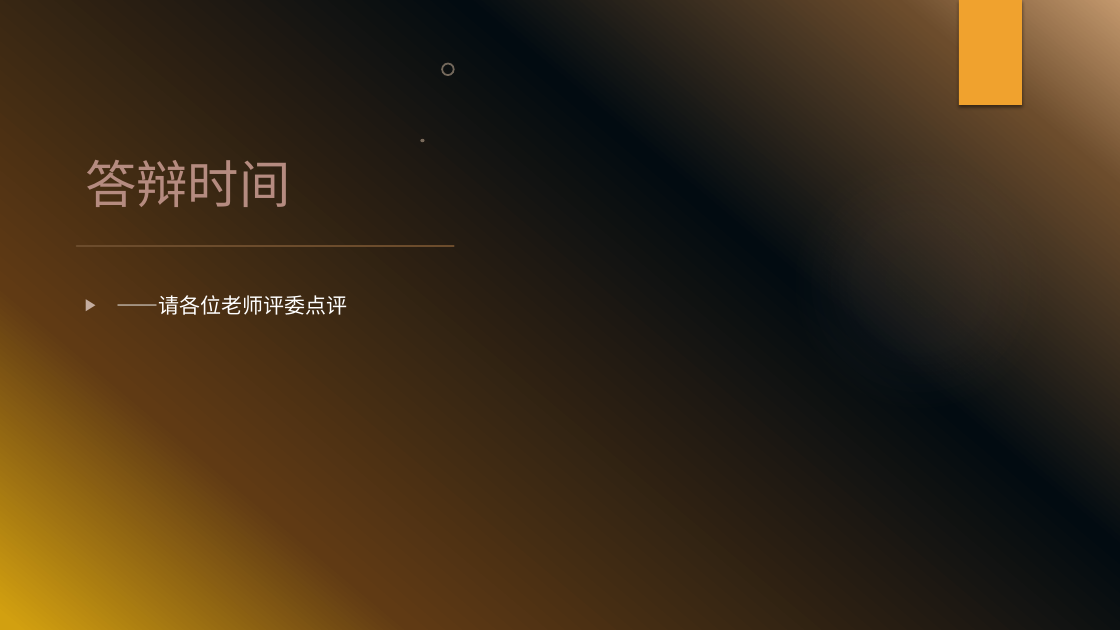
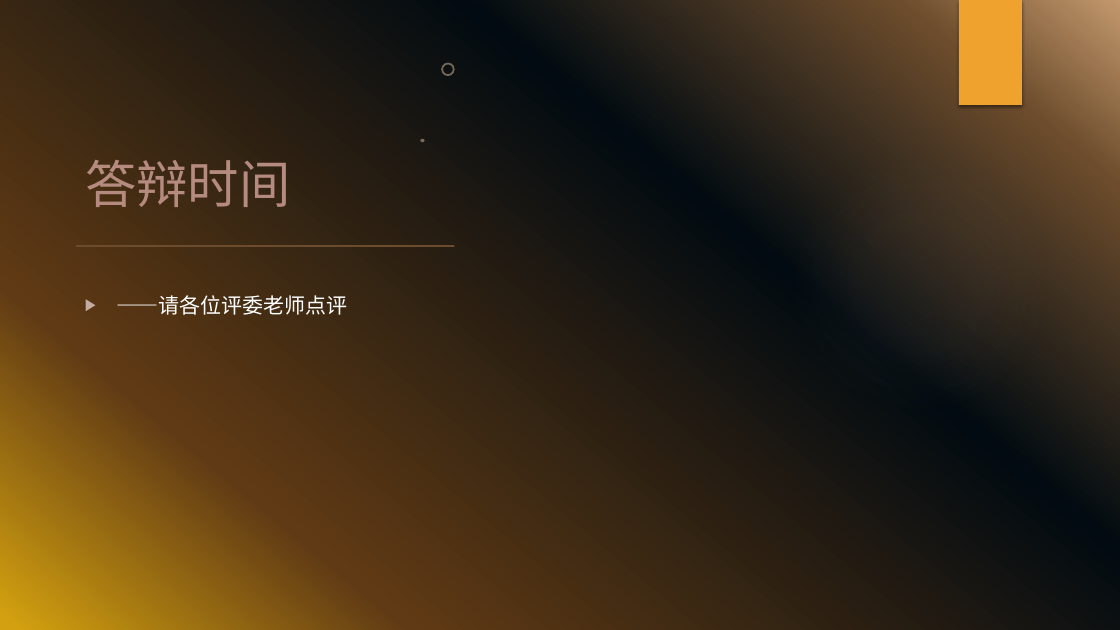
Before and after one commit to dbydd/UUSBDriver, a slide deck: slide 15 of documents/开题答辩.pptx. Drawn at 1120x630 pixels with LibreOffice and Linux fonts; fonts in the diff are those of the drawing; background and template pictures are left out. Boxes give left, top, right and bottom in pixels: in the first picture for what was removed or moved away, otherwise in the second. Text is boxed around its words. In the diff, an @@ line names an element or a change of style, - is before the commit and + after.

```diff
--- a/documents/开题答辩.pptx
+++ b/documents/开题答辩.pptx
@@ text at [116, 295, 347, 315]: text changed @@
-▶ ——请各位老师评委点评
+▶ ——请各位评委老师点评
```
Also in this commit, not shown: 3 other slides changed, 2 other files.
